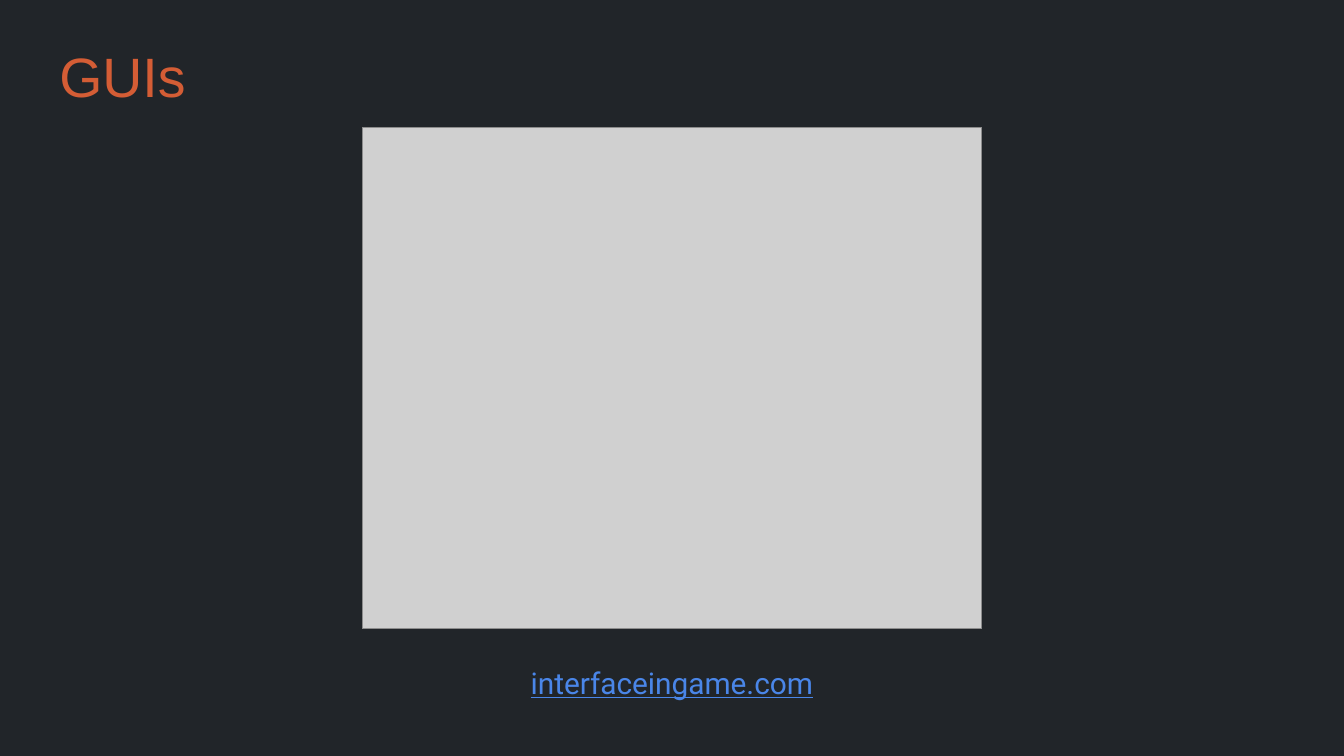
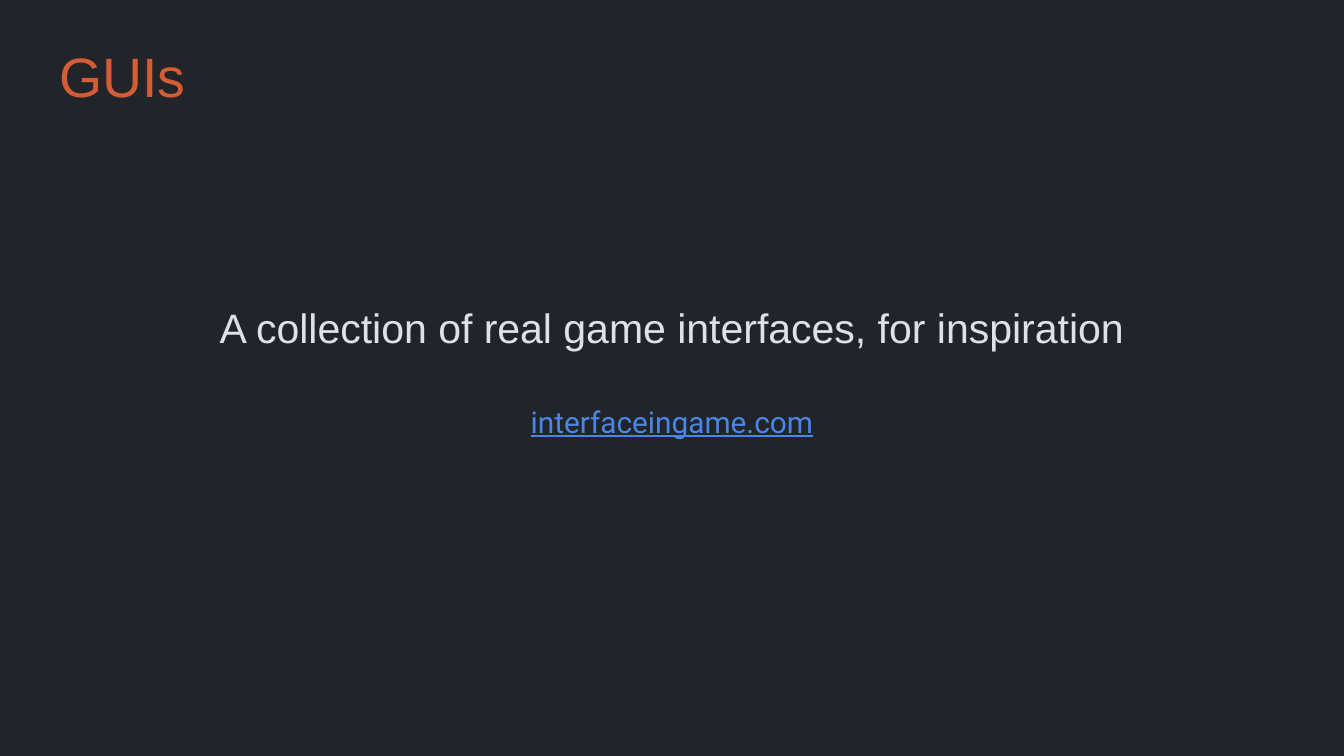
Before and after one commit to Metamate/gar, a slide deck: slide 16 of slides/10 Pokemon.pptx. Drawn at 1344x756 pixels with LibreOffice and Linux fonts; fonts in the diff are those of the drawing; grey boxes stand for pictures. Boxes give left, top, right and bottom in pixels: in the first picture for what was removed or moved away, otherwise in the second. Text is boxed around its words. In the diff, an @@ line names an element or a change of style, - is before the commit and + after.

```diff
--- a/slides/10 Pokemon.pptx
+++ b/slides/10 Pokemon.pptx
@@ picture removed at (363,128,982,629) @@
@@ text added at (220,313,1124,351), 22 pt, text #DEE2E6 @@
+A collection of real game interfaces, for inspiration
@@ text "interfaceingame.com": place and size @@
-text "interfaceingame.com" at (531,671,813,700)
+text "interfaceingame.com" at (531,410,813,439)
```
Also in this commit, not shown: 2 other slides changed, 35 other files.
